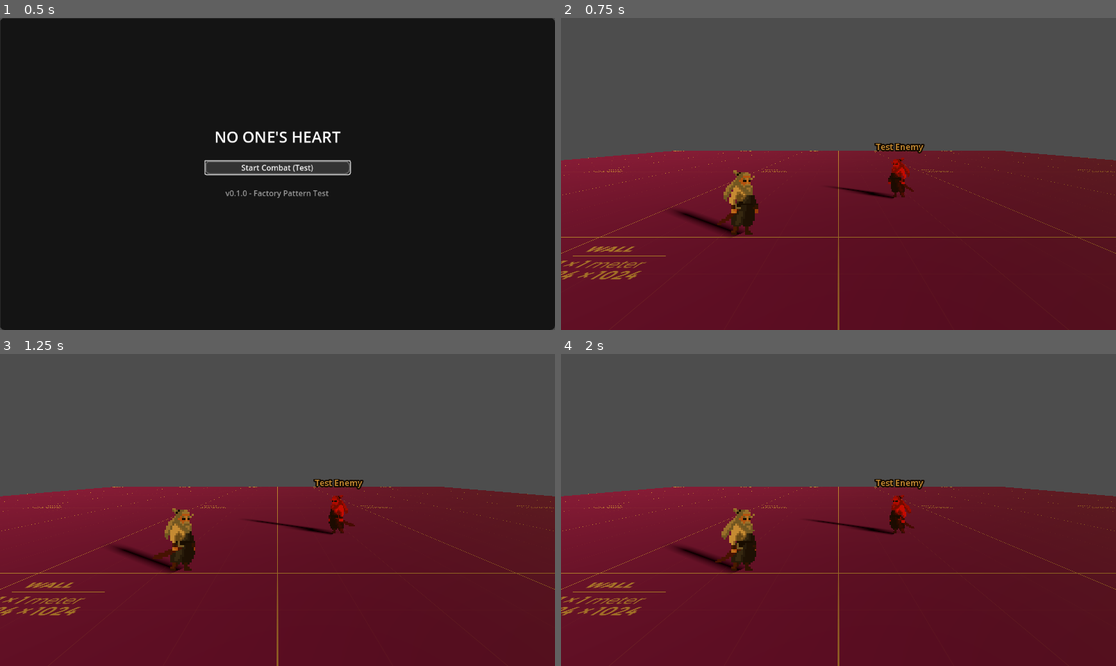
Above: before the commit, frames 1-4 (two rows, left to right).
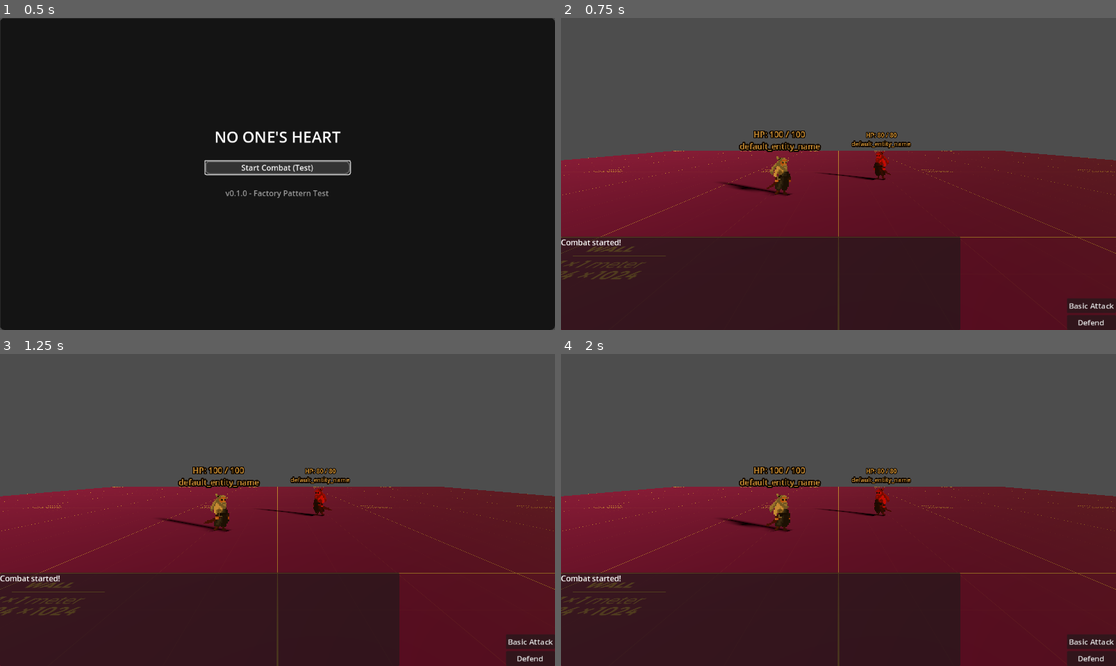
Above: after the commit, the same moments.

Repository: manuoyaregui/NOH
Game: Godot game, scene res://scenes/MainMenu.tscn
Two runs of this game, one before a commit and one after it. Both use one fixed random seed, a clock stepped at 60 frames per second and the inputs below.
Inputs:
- Up to frame 1 (0.5 s): no input
- Up to frame 2 (0.75 s): click "Start Combat (Test)" at 0.5 s
- Up to frame 3 (1.25 s): no input
- Up to frame 4 (2 s): no input

Frame 1 is identical in both runs. In frame 2, 25% of the frame differs, in the area x 0-100%, y 36-100%; in frame 3, 25%; in frame 4, 25%.

Commit message:
UI implemented

Diff:
--- a/scenes/Combat.tscn
+++ b/scenes/Combat.tscn
@@ -1,5 +1,6 @@
-[gd_scene load_steps=5 format=3 uid="uid://bhd26scwo1d3w"]
+[gd_scene load_steps=6 format=3 uid="uid://bhd26scwo1d3w"]
 
+[ext_resource type="PackedScene" uid="uid://ojye6tam5rjm" path="res://scenes/CombatUI.tscn" id="1_hrlpu"]
 [ext_resource type="Texture2D" uid="uid://82s2p7jhu4sa" path="res://assets/prototyping/3dModeling/PNG/Purple/texture_01.png" id="1_k070p"]
 [ext_resource type="Script" uid="uid://c77ako4xp5ne1" path="res://scripts/combat/CombatManager.gd" id="2_combat_manager"]
 
@@ -11,6 +12,8 @@
 size = Vector2(2.5, 2.5)
 
 [node name="Combat" type="Node3D"]
+
+[node name="CombatUI" parent="." instance=ExtResource("1_hrlpu")]
 
 [node name="CombatManager" type="Node" parent="."]
 script = ExtResource("2_combat_manager")
--- a/scenes/CombatEntity.tscn
+++ b/scenes/CombatEntity.tscn
@@ -1,6 +1,7 @@
-[gd_scene load_steps=6 format=3 uid="uid://d3voreb4hjkub"]
+[gd_scene load_steps=7 format=3 uid="uid://d3voreb4hjkub"]
 
 [ext_resource type="Texture2D" uid="uid://smddh825hbni" path="res://assets/prototyping/FREE_Samurai 2D Pixel Art v1.2/Sprites/IDLE.png" id="1_4r6s1"]
+[ext_resource type="Script" path="res://scripts/entities/HealthBillboard.gd" id="2_2m65d"]
 [ext_resource type="Script" uid="uid://dhboukmmf25aj" path="res://scripts/entities/CombatEntity.gd" id="2_combat_entity"]
 
 [sub_resource type="AtlasTexture" id="AtlasTexture_default"]
@@ -24,8 +25,27 @@
 [node name="CombatEntity" type="CharacterBody3D"]
 script = ExtResource("2_combat_entity")
 
+[node name="HealthBar" type="Label3D" parent="."]
+transform = Transform3D(1, 0, 0, 0, 1, 0, 0, 0, 1, 0, 0.522, 0)
+billboard = 1
+shaded = true
+texture_filter = 0
+text = "health_bar"
+font_size = 14
+outline_size = 8
+script = ExtResource("2_2m65d")
+
+[node name="EntityName" type="Label3D" parent="."]
+transform = Transform3D(1, 0, 0, 0, 1, 0, 0, 0, 1, 0, 0.419254, 0)
+billboard = 1
+shaded = true
+texture_filter = 0
+text = "default_entity_name"
+font_size = 14
+outline_size = 8
+
 [node name="PlayerSprite" type="AnimatedSprite3D" parent="."]
-transform = Transform3D(1, 0, 0, 0, 1, 0, 0, 0, 1, 0, 0.333344, 0.751)
+transform = Transform3D(1, 0, 0, 0, 1, 0, 0, 0, 1, 0, 0.333344, 0)
 billboard = 1
 shaded = true
 alpha_cut = 1
@@ -34,15 +54,6 @@
 animation = &"idle"
 autoplay = "idle"
 
-[node name="EntityName" type="Label3D" parent="PlayerSprite"]
-transform = Transform3D(1, 0, 0, 0, 1, 0, 0, 0, 1, 0, 0.0859099, 0)
-billboard = 1
-shaded = true
-texture_filter = 0
-text = "default_entity_name"
-font_size = 14
-outline_size = 8
-
 [node name="CollisionShape3D" type="CollisionShape3D" parent="."]
 transform = Transform3D(1, 0, 0, 0, 1, 0, 0, 0, 1, 0, 0.5, 0)
 shape = SubResource("CapsuleShape3D_combat_entity")
--- /dev/null
+++ b/scenes/CombatUI.tscn
@@ -0,0 +1,32 @@
+[gd_scene load_steps=2 format=3 uid="uid://ojye6tam5rjm"]
+
+[ext_resource type="Script" uid="uid://bxmleco4631a7" path="res://scripts/ui/CombatUI.gd" id="1_k0kdm"]
+
+[node name="CombatUI" type="CanvasLayer"]
+script = ExtResource("1_k0kdm")
+
+[node name="MovesPanel" type="MarginContainer" parent="."]
+anchors_preset = 3
+anchor_left = 1.0
+anchor_top = 1.0
+anchor_right = 1.0
+anchor_bottom = 1.0
+grow_horizontal = 0
+grow_vertical = 0
+
+[node name="MovesContainer" type="VBoxContainer" parent="MovesPanel"]
+layout_mode = 2
+
+[node name="CombatLogPanel" type="Panel" parent="."]
+anchors_preset = -1
+anchor_top = 0.7
+anchor_right = 0.4
+anchor_bottom = 1.0
+offset_top = 0.399994
+offset_right = 368.2
+
+[node name="CombatLog" type="RichTextLabel" parent="CombatLogPanel"]
+layout_mode = 1
+anchors_preset = 15
+anchor_right = 1.0
+anchor_bottom = 1.0
--- /dev/null
+++ b/scenes/EnemyHealthBillboard.tscn
@@ -0,0 +1,7 @@
+[gd_scene load_steps=2 format=3]
+
+[node name="EnemyHealthBillboard" type="Label3D"]
+text = "HP: 100"
+h_align = 1
+vertical_alignment = 1
+billboard = 1
--- /dev/null
+++ b/scenes/PlayerHealthBillboard.tscn
@@ -0,0 +1,7 @@
+[gd_scene load_steps=2 format=3]
+
+[node name="PlayerHealthBillboard" type="Label3D"]
+text = "HP: 100"
+h_align = 1
+vertical_alignment = 1
+billboard = 1
--- a/scripts/combat/CombatManager.gd
+++ b/scripts/combat/CombatManager.gd
@@ -16,6 +16,10 @@
 var combat_state: String = "idle"  # idle, active, ended
 var victory_rewards: Array = []
 
+@onready var combat_ui = get_parent().get_node("CombatUI")
+@onready var player_health_billboard = player.get_node("HealthBar")
+@onready var enemy_health_billboard = enemy.get_node("HealthBar")
+
 
 func _ready():
 	# Add to combat scene group for easy access
@@ -26,6 +30,11 @@
 		player.entity_died.connect(_on_entity_died)
 	if enemy:
 		enemy.entity_died.connect(_on_entity_died)
+
+	combat_ui.set_moves(player.get_available_moves())
+	combat_ui.move_selected.connect(_on_move_selected)
+	_update_health_billboards()
+	combat_ui.add_log_message("Combat started!")
 
 
 func start_combat():
@@ -130,3 +139,13 @@
 func force_end_combat(victory: bool = false):
 	combat_state = "ended"
 	combat_ended.emit(victory, victory_rewards)
+
+
+func _on_move_selected(move_id):
+	# Lógica para manejar la selección de movimiento
+	combat_ui.add_log_message("Player selected move: %s" % move_id)
+
+
+func _update_health_billboards():
+	player_health_billboard.set_health(player.current_health, player.max_health)
+	enemy_health_billboard.set_health(enemy.current_health, enemy.max_health)
--- /dev/null
+++ b/scripts/entities/HealthBillboard.gd
@@ -0,0 +1,5 @@
+extends Label3D
+
+
+func set_health(current: int, max: int):
+	text = "HP: %d / %d" % [current, max]
--- /dev/null
+++ b/scripts/ui/CombatUI.gd
@@ -0,0 +1,26 @@
+extends CanvasLayer
+
+signal move_selected(move)
+
+@onready var moves_container = $MovesPanel/MovesContainer
+@onready var combat_log = $CombatLogPanel/CombatLog
+
+
+func set_moves(moves: Array):
+	for child in moves_container.get_children():
+		moves_container.remove_child(child)
+		child.queue_free()
+	for move in moves:
+		var btn = Button.new()
+		btn.text = move.get_display_name()
+		btn.pressed.connect(_on_move_button_pressed.bind(move))
+		moves_container.add_child(btn)
+
+
+func _on_move_button_pressed(move):
+	emit_signal("move_selected", move)
+
+
+func add_log_message(message: String):
+	combat_log.append_text(message + "\n")
+	combat_log.scroll_to_line(combat_log.get_line_count() - 1)
Not shown, added: scripts/ui/CombatUI.gd.uid
